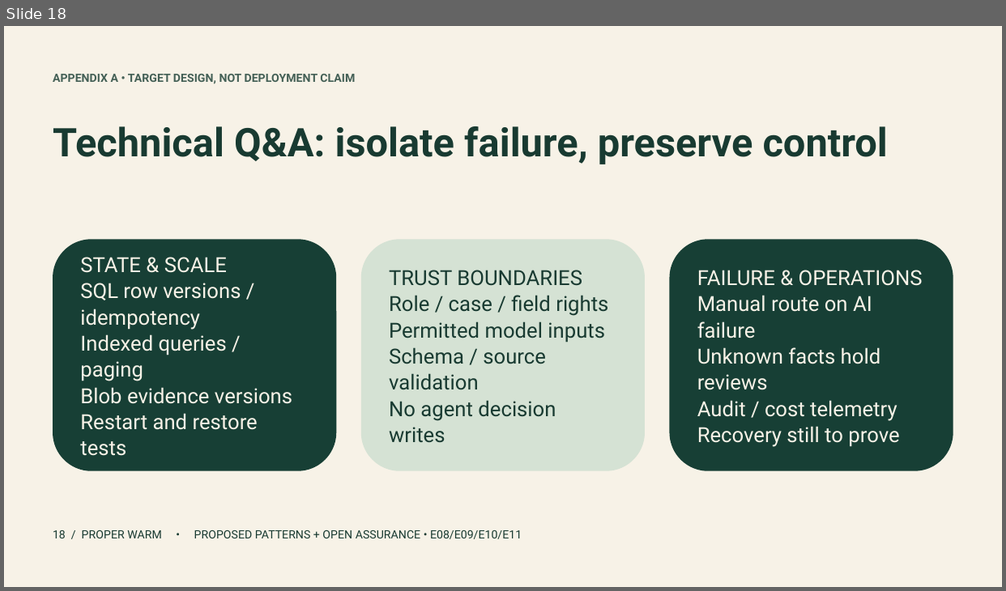
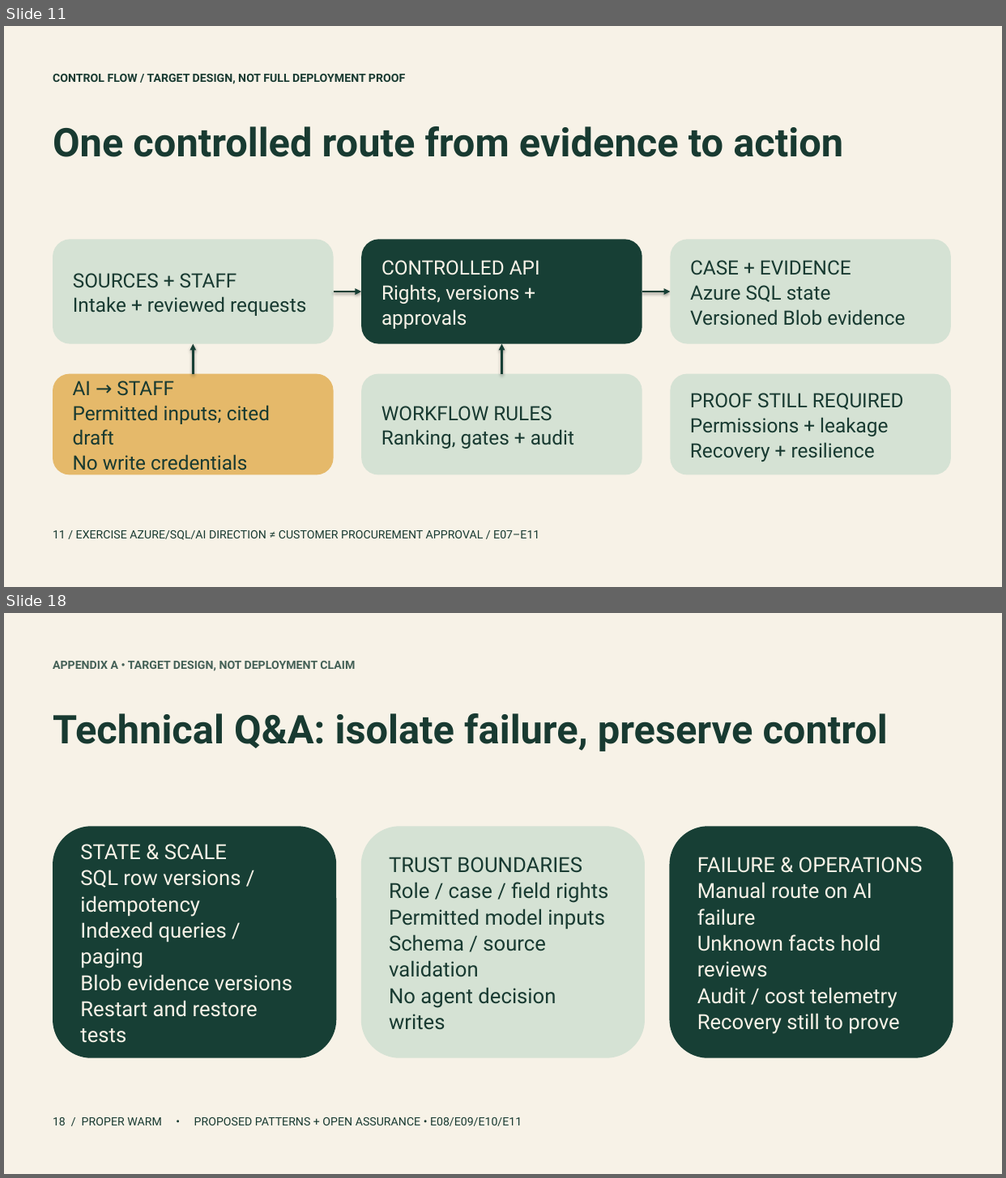
Before and after one commit to jmservera/ama, a slide deck: docs/capstone/deck/proper-warm-executive-draft.pptx. Shown one above the other, each under a label of ours: slide 18 before the commit, slides 11 and 18 after it; the slides between them are not shown. The pictures are 1006x591 and 1006x1178 pixels, drawn with LibreOffice and Linux fonts; fonts in the diff are those of the drawing. Boxes give left, top, right and bottom in pixels: in the first picture for what was removed or moved away, otherwise in the second. Text is boxed around its words. In the diff, an @@ line names an element or a change of style, - is before the commit and + after.

```diff
--- a/docs/capstone/deck/proper-warm-executive-draft.pptx
+++ b/docs/capstone/deck/proper-warm-executive-draft.pptx
@@ slide 11 added at <box>4,26,1002,587</box>, background #F7F2E7 @@
@@ text added at <box>53,74,405,84</box>, 11 pt, text #183A31, bold @@
+CONTROL FLOW / TARGET DESIGN, NOT FULL DEPLOYMENT PROOF
@@ text added at <box>53,126,843,157</box>, 38 pt, text #183A31, bold @@
+One controlled route from evidence to action
@@ rounded rectangle added at <box>53,239,334,344</box>, fill #D5E2D4, 19 pt, text #183A31 @@
+SOURCES + STAFF
+Intake + reviewed requests
@@ rounded rectangle added at <box>362,239,642,344</box>, fill #173F35, 19 pt, text #F7F2E7 @@
+CONTROLLED API
+Rights, versions + approvals
@@ rounded rectangle added at <box>671,239,951,344</box>, fill #D5E2D4, 19 pt, text #183A31 @@
+CASE + EVIDENCE
+Azure SQL state
+Versioned Blob evidence
@@ arrow added from (334, 292) to (362, 292), #173F35 2 pt @@
@@ arrow added from (642, 292) to (671, 292), #173F35 2 pt @@
@@ arrow added from (193, 374) to (193, 344), #173F35 2 pt @@
@@ arrow added from (502, 374) to (502, 344), #173F35 2 pt @@
@@ rounded rectangle added at <box>53,374,334,476</box>, fill #E5B96A, 19 pt, text #183A31 @@
+AI → STAFF
+Permitted inputs; cited draft
+No write credentials
@@ rounded rectangle added at <box>362,374,642,476</box>, fill #D5E2D4, 19 pt, text #183A31 @@
+WORKFLOW RULES
+Ranking, gates + audit
@@ rounded rectangle added at <box>671,374,951,476</box>, fill #D5E2D4, 19 pt, text #183A31 @@
+PROOF STILL REQUIRED
+Permissions + leakage
+Recovery + resilience
@@ text added at <box>53,531,539,540</box>, 11 pt, text #183A31 @@
+11 / EXERCISE AZURE/SQL/AI DIRECTION ≠ CUSTOMER PROCUREMENT APPROVAL / E07–E11
```
Also in this commit, not shown: 5 slides changed, 12 other slides added, 13 slides removed, 37 other files.
